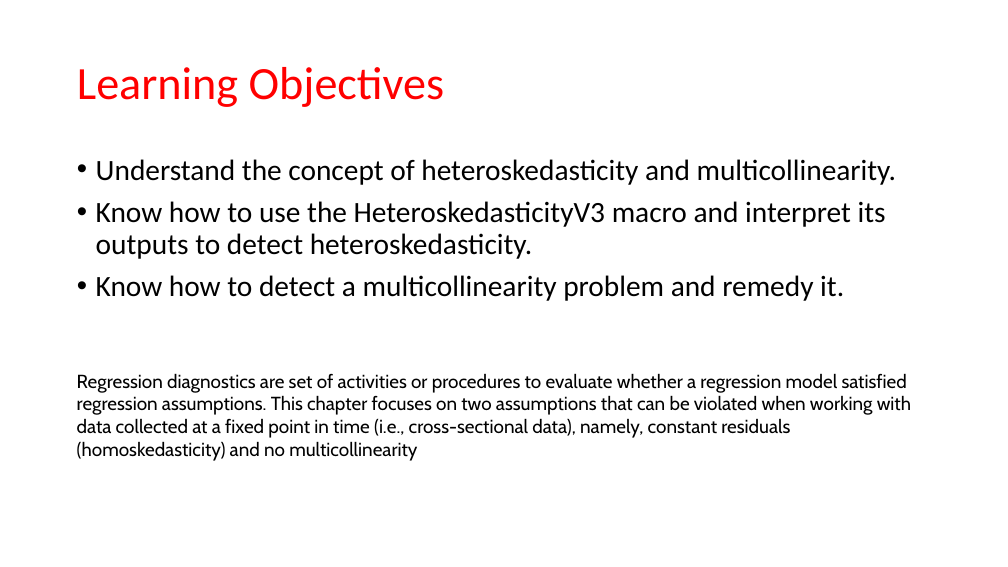
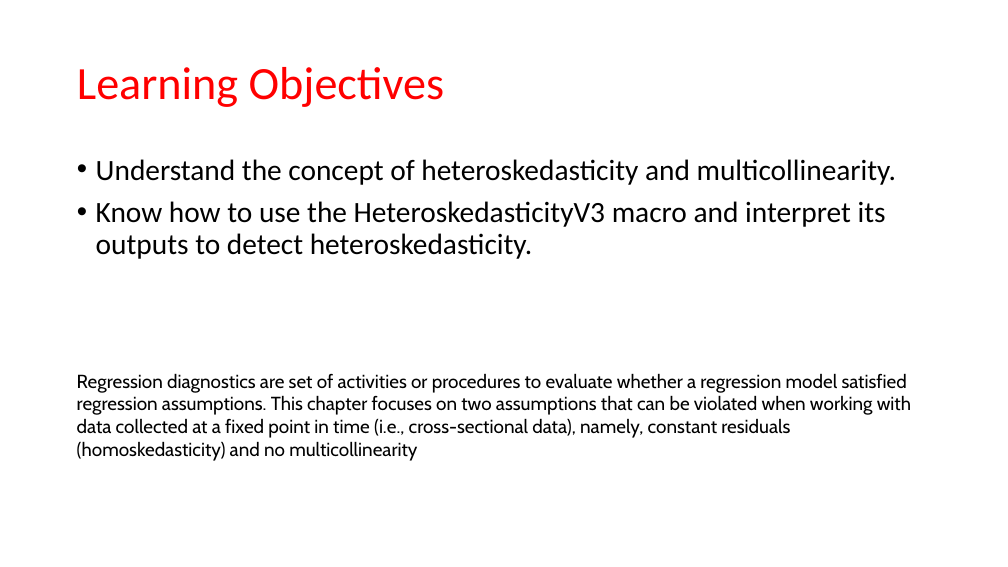
Before and after one commit to ahdar1/FIA, a slide deck: slide 4 of Heteroskedasticity.ptx.pptx. Drawn at 1008x567 pixels with LibreOffice and Linux fonts; fonts in the diff are those of the drawing. Boxes give left, top, right and bottom in pixels: in the first picture for what was removed or moved away, otherwise in the second. Text is boxed around its words. In the diff, an @@ line names an element or a change of style, - is before the commit and + after.

```diff
--- a/Heteroskedasticity.ptx.pptx
+++ b/Heteroskedasticity.ptx.pptx
@@ text at box(96, 275, 844, 301): paragraph removed @@
-• Know how to detect a multicollinearity problem and remedy it.
```
